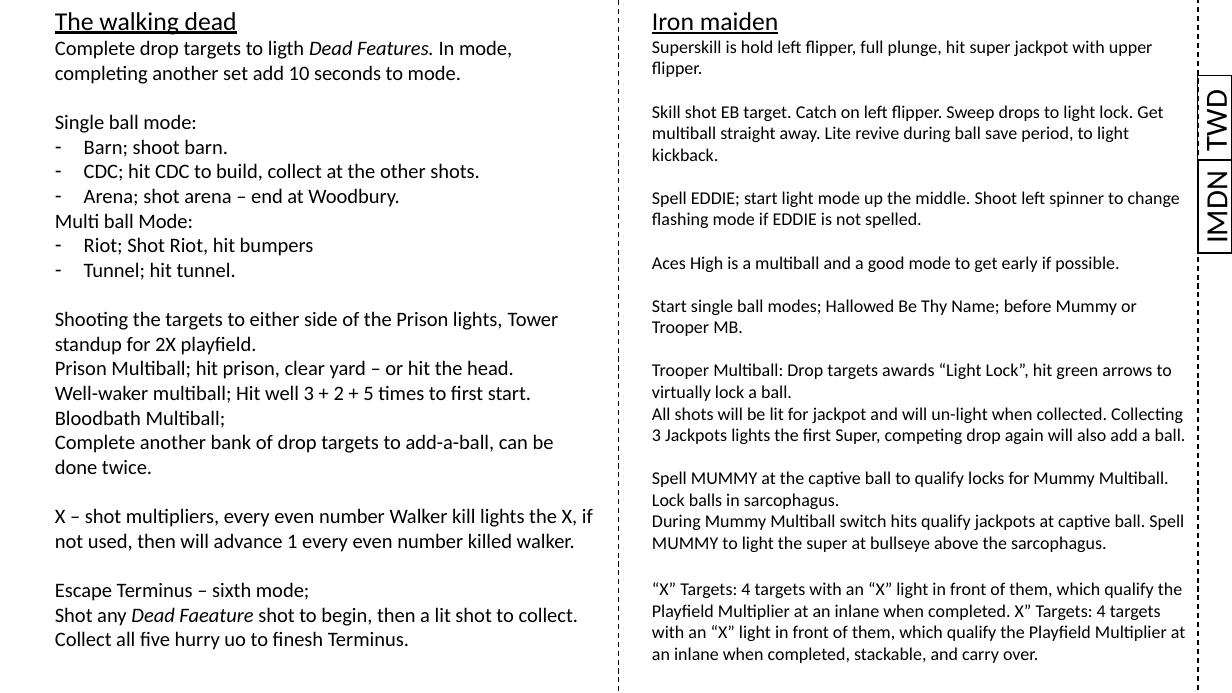
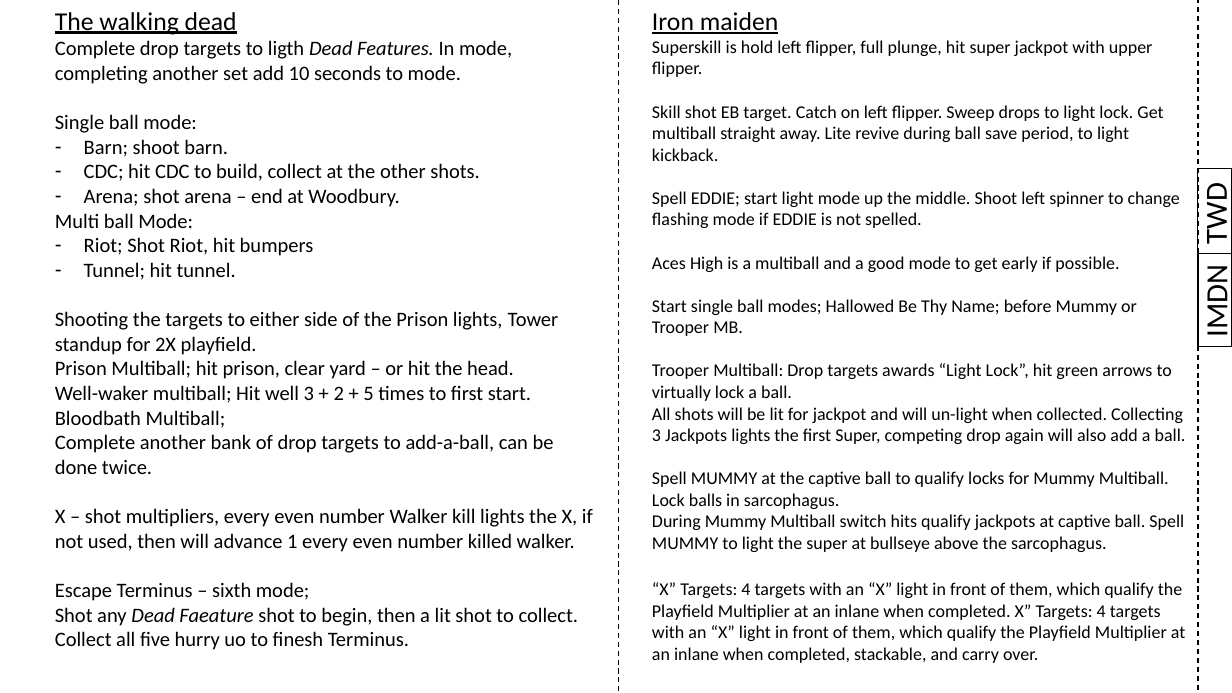
Before and after one commit to karstenbolge/PB, a slide deck: slide 2 of PB.pptx. Drawn at 1232x693 pixels with LibreOffice and Linux fonts; fonts in the diff are those of the drawing. Boxes give left, top, right and bottom in pixels: in the first picture for what was removed or moved away, otherwise in the second. Text is boxed around its words. In the diff, an @@ line names an element or a change of style, - is before the commit and + after.

```diff
--- a/PB.pptx
+++ b/PB.pptx
@@ rectangle "TWD": place and size @@
-rectangle "TWD" at bbox=[1198, 75, 1232, 160]
+rectangle "TWD" at bbox=[1198, 169, 1232, 254]
@@ rectangle "IMDN": place and size @@
-rectangle "IMDN" at bbox=[1199, 160, 1232, 253]
+rectangle "IMDN" at bbox=[1199, 253, 1232, 347]
```
Also in this commit, not shown: 20 other slides changed, 1 slide added.
